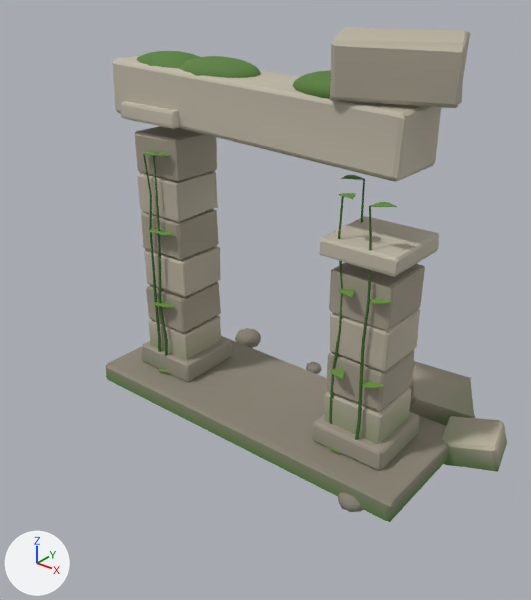
One commit to the glTF model docs/assets/deco_ruin_arch_lite.glb: the scene before it, then after it.
Camera for both pictures: a 50 mm camera at (5.48, -6.93, 6.2) aimed at (0.19, -0.31, 2.11). Lighting does not change. The marker at lower left points along +X, +Y and +Z. The first picture is the older version. Vertices at exactly the same position are counted once.

The older version as bpy lines, for what is in view:
```python
me_cube = bpy.data.meshes.new('Cube')
me_cube.from_pydata(...)  # 2804 vertices, 5360 faces; spans x -2.51..3.12, y -1.02..1.97, z 0.0..5.4
me_cube.materials.append(mat_m)
ob_cube = bpy.data.objects.new('Cube', me_cube)
ob_cube.location = (0.0, 0.0, 0.0)
```
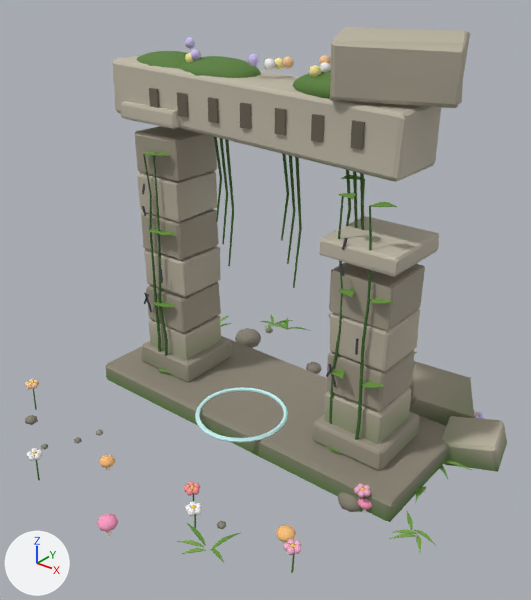
Where the change shows, as pixel boxes [x1, y1, x2, y2] in the pictures (531 x 600 px):
```json
{"object": "Cube", "change": "reshaped", "before": [106, 27, 507, 522], "after": [25, 27, 507, 573], "on screen": "20% wider, 10% taller"}
{"part": 1, "of": "me_cube", "change": "added", "after": [149, 88, 160, 108]}
{"part": 2, "of": "me_cube", "change": "added", "after": [208, 97, 219, 123]}
{"part": 3, "of": "me_cube", "change": "added", "after": [275, 108, 286, 136]}
{"part": 4, "of": "me_cube", "change": "added", "after": [350, 120, 365, 150]}
{"part": 5, "of": "me_cube", "change": "added", "after": [185, 37, 195, 49]}
{"part": 6, "of": "me_cube", "change": "added", "after": [190, 49, 201, 60]}
{"part": 7, "of": "me_cube", "change": "added", "after": [185, 53, 194, 63]}
{"part": 8, "of": "me_cube", "change": "added", "after": [248, 54, 259, 66]}
{"part": 9, "of": "me_cube", "change": "added", "after": [274, 58, 284, 70]}
{"part": 10, "of": "me_cube", "change": "added", "after": [282, 56, 294, 69]}
{"part": 11, "of": "me_cube", "change": "added", "after": [264, 58, 275, 71]}
{"part": 12, "of": "me_cube", "change": "added", "after": [309, 65, 321, 77]}
{"part": 13, "of": "me_cube", "change": "added", "after": [320, 63, 331, 73]}
{"part": 14, "of": "me_cube", "change": "added", "after": [319, 55, 331, 65]}
{"part": 15, "of": "me_cube", "change": "added", "after": [217, 521, 226, 529]}
{"part": 16, "of": "me_cube", "change": "added", "after": [142, 92, 417, 387]}
{"part": 17, "of": "me_cube", "change": "added", "after": [354, 411, 484, 553]}
{"part": 18, "of": "me_cube", "change": "added", "after": [27, 448, 301, 573]}
{"part": 19, "of": "me_cube", "change": "added", "after": [195, 387, 288, 443], "on screen": "cyan"}
{"part": 20, "of": "me_cube", "change": "added", "after": [25, 379, 39, 425]}
```

Scene script edits in JSON lines:
```json
{"block": "me_cube", "where": "# used by ob_cube; location = (0.0, 0.0, 0.0)"}
{"op": "remove", "block": "me_cube", "code": "me_cube.from_pydata(...)  # 2804 vertices, 5360 faces; spans x -2.51..3.12, y -1.02..1.97, z 0.0..5.4"}
{"op": "add", "block": "me_cube", "code": "me_cube.from_pydata(...)  # 6276 vertices, 11628 faces; spans x -2.77..3.12, y -3.16..3.24, z 0.0..5.4"}
{"block": "me_cube", "change": "me_cube part 1: a new loose piece, a box spanning x -1.57..-1.43, y -0.455..-0.405, z 4.29..4.57, in mat_m"}
{"block": "me_cube", "change": "me_cube part 2: a new loose piece, a box spanning x -0.57..-0.43, y -0.455..-0.405, z 4.29..4.57, in mat_m"}
{"block": "me_cube", "change": "me_cube part 3: a new loose piece, a box spanning x 0.43..0.57, y -0.455..-0.405, z 4.29..4.57, in mat_m"}
{"block": "me_cube", "change": "me_cube part 4: a new loose piece, a box spanning x 1.43..1.57, y -0.455..-0.405, z 4.29..4.57, in mat_m"}
{"block": "me_cube", "change": "me_cube part 5: a new loose piece, a UV sphere (6 segments, 4 rings, poles along z) spanning x -1.41..-1.29, y 0.02..0.16, z 5.0..5.14, in mat_m"}
{"block": "me_cube", "change": "me_cube part 6: a new loose piece, a UV sphere (6 segments, 4 rings, poles along z) spanning x -1.06..-0.94, y -0.25..-0.11, z 4.92..5.06, in mat_m"}
{"block": "me_cube", "change": "me_cube part 7: a new loose piece, a UV sphere (6 segments, 4 rings, poles along z) spanning x -1.13..-1.01, y -0.27..-0.13, z 4.87..5.01, in mat_m"}
{"block": "me_cube", "change": "me_cube part 8: a new loose piece, a UV sphere (6 segments, 4 rings, poles along z) spanning x -0.24..-0.12, y -0.15..-0.01, z 4.92..5.06, in mat_m"}
{"block": "me_cube", "change": "me_cube part 9: a new loose piece, a UV sphere (6 segments, 4 rings, poles along z) spanning x -0.04..0.08, y 0.09..0.23, z 4.87..5.01, in mat_m"}
{"block": "me_cube", "change": "me_cube part 10: a new loose piece, a UV sphere (6 segments, 4 rings, poles along z) spanning x 0.13..0.25, y 0.02..0.16, z 4.9..5.04, in mat_m"}
{"block": "me_cube", "change": "me_cube part 11: a new loose piece, a UV sphere (6 segments, 4 rings, poles along z) spanning x -0.09..0.03, y -0.04..0.1, z 4.87..5.01, in mat_m"}
{"block": "me_cube", "change": "me_cube part 12: a new loose piece, a UV sphere (6 segments, 4 rings, poles along z) spanning x 0.71..0.83, y -0.26..-0.12, z 4.89..5.03, in mat_m"}
{"block": "me_cube", "change": "me_cube part 13: a new loose piece, a UV sphere (6 segments, 4 rings, poles along z) spanning x 0.74..0.86, y -0.11..0.03, z 4.91..5.05, in mat_m"}
{"block": "me_cube", "change": "me_cube part 14: a new loose piece, a UV sphere (6 segments, 4 rings, poles along z) spanning x 0.71..0.83, y -0.08..0.06, z 4.98..5.12, in mat_m"}
{"block": "me_cube", "change": "me_cube part 15: a new loose piece, an icosphere of 20 faces spanning x 0.951..1.059, y -2.196..-2.093, z 0.121..0.201, in mat_m"}
{"block": "me_cube", "change": "me_cube part 16: 1073 vertices added at x -2.56..1.69, y -0.51..3.24, z 0.1..4.57"}
{"block": "me_cube", "change": "me_cube part 17: 870 vertices added at x 1.84..3.1, y -1.15..1.49, z 0.1..0.49"}
{"block": "me_cube", "change": "me_cube part 18: 790 vertices added at x -1.43..2.15, y -3.16..-1.79, z 0.13..0.56"}
{"block": "me_cube", "change": "me_cube part 19: 145 vertices added at x -0.63..0.63, y -1.23..0.03, z 0.41..0.47"}
{"block": "me_cube", "change": "me_cube part 20: 134 vertices added at x -2.77..-2.39, y -2.34..-1.94, z 0.1..0.6"}
{"block": "me_cube", "change": "other edits to the shape of me_cube do not show in these pictures"}
```
